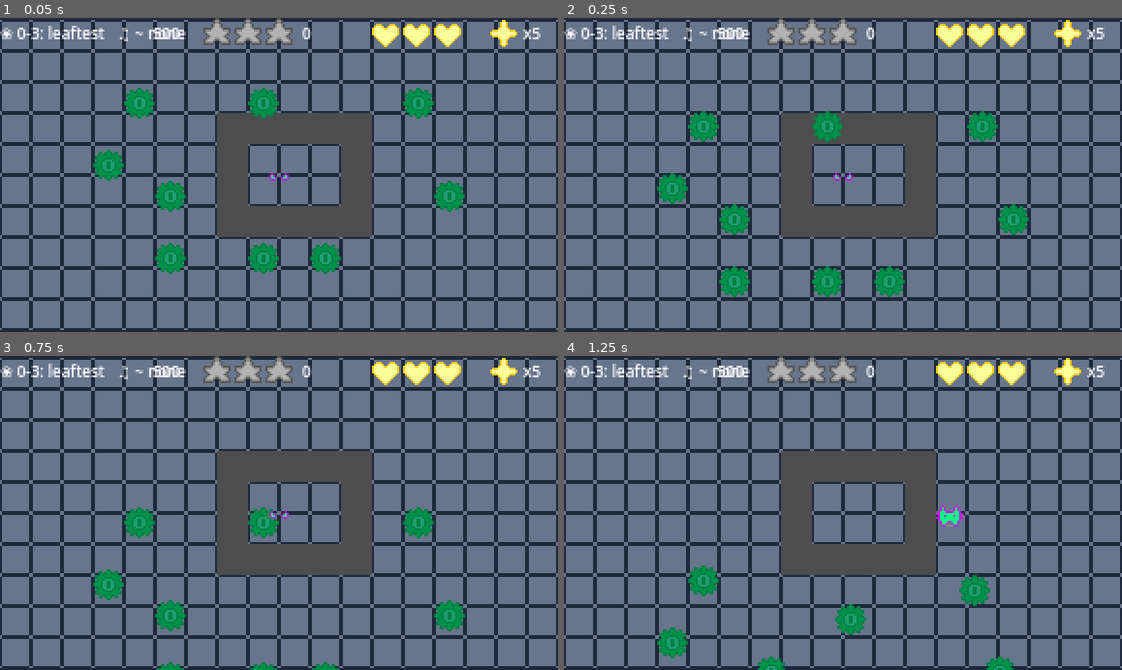
Above: before the commit, frames 1-4 (two rows, left to right).
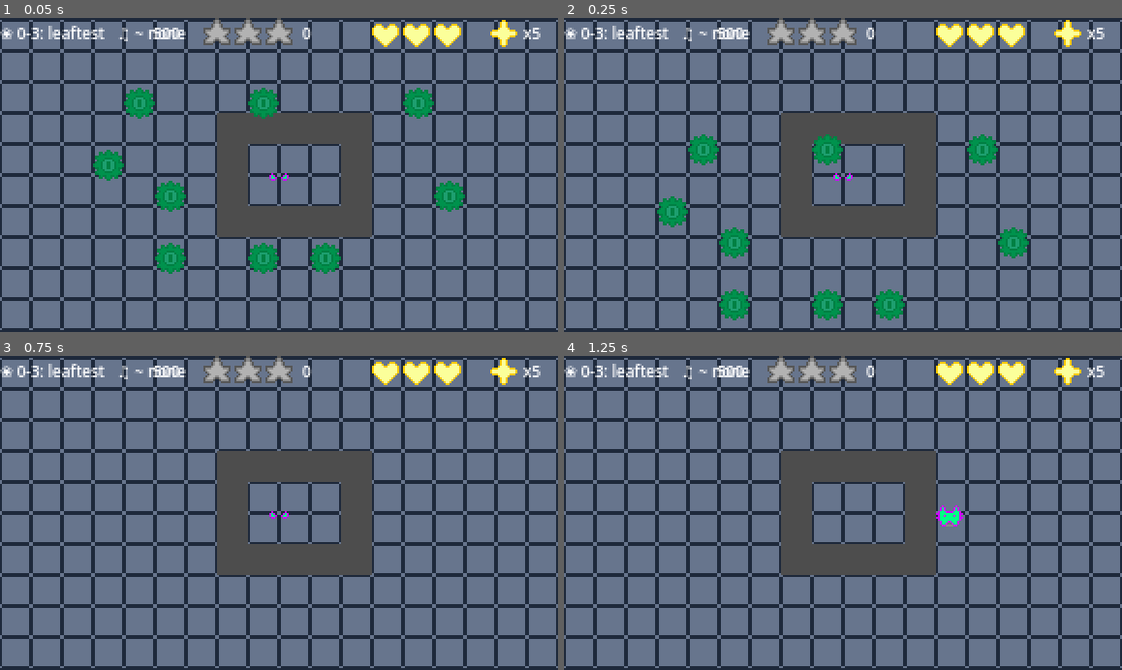
Above: after the commit, the same moments.

Repository: glaceonicc/boing-boing
Game: Godot game, scene res://levels/0-3.tscn
Two runs of this game, one before a commit and one after it. Both use one fixed random seed, a clock stepped at 60 frames per second and the inputs below. This scene is started directly instead of the project's main scene.
Inputs (mouse positions are in pixels of both pictures, inside the frame that each line leads up to):
- Up to frame 1 (0.05 s): no input
- Up to frame 2 (0.25 s): no input
- Up to frame 3 (0.75 s): tap Enter at 0.5 s; move the mouse to (251, 575) at 0.52 s; hold D (right) from 0.53 s (still down); tap Alt at 0.6 s; click (251, 575) at 0.67 s
- Up to frame 4 (1.25 s): keep holding D (right); tap Space (jump) at 0.77 s

Frame 1 is identical in both runs. In frame 2, 6.2% of the frame differs, in the area x 16-84%, y 29-97%; in frame 3, 2.5%; in frame 4, 1.9%.

Commit message:
prototype15 "okay"
the enemies dont kill you when they die by falling anymore. yay yay

Diff:
--- a/elements/leaf.tscn
+++ b/elements/leaf.tscn
@@ -54,7 +54,7 @@
 shape = SubResource("RectangleShape2D_yf5fn")
 debug_color = Color(0.8784314, 0.27058825, 0.40784314, 0.24313726)
 
-[node name="kill" type="Area2D" parent="." unique_id=107530660]
+[node name="kill" type="Area2D" parent="." unique_id=107530660 groups=["spike"]]
 
 [node name="hitbox" type="CollisionShape2D" parent="kill" unique_id=1028904047]
 shape = SubResource("RectangleShape2D_57qmd")
--- a/scripts/leaf.gd
+++ b/scripts/leaf.gd
@@ -1,11 +1,10 @@
 extends RigidBody2D
- # THE WALKING ( IT WALKS) BIG PAW CREATURE!!!!!!!!!!!!!!!!!!!!
+ # leaf : spikey!
 var sight = false
 var base
 var go_vector
 var ground = 0
 var reseting = false
-var inside = false
 var toreset = false # makes it not deal damage twice
 
 var vel_y = 0
@@ -16,30 +15,29 @@
 	$sprite.play("default")
 	gl.connect("die", reset)
 	base = position
+	add_to_group("spike")
 
 func _process(delta: float) -> void:
 	if sight == true and ground >= 1 and gl.active == true:
-		# thank you godot forum for this solution
 		go_vector = gl.play_pos - position
 		linear_velocity = go_vector.normalized() * 3000 * delta
-		# my previous script that went through walls for some reason
 	elif ground >= 1:
-		# i still dont know how to set it to zero in one line of code ;-;
 		linear_velocity.x = move_toward(linear_velocity.x, 0, 1)
 		linear_velocity.y = move_toward(linear_velocity.y, 0, 1)
 	else:
 		vel_y -= gravity * delta
-
 
 	elevation = floor(elevation + vel_y)
 	$sprite.position.y = - elevation
 	if elevation < -500:
 		gl.points +=100
 		queue_free()
-
+	if elevation < 0:
+		$kill/hitbox.set_deferred("disabled", true)
+		remove_from_group("spike")
 
 func _on_sight_area_entered(area: Area2D) -> void:
-	if area.is_in_group("collect"):
+	if area.is_in_group("collect") and elevation <= 0 :
 		sight = true
 
 func _on_sight_area_exited(area: Area2D) -> void:
@@ -58,11 +56,7 @@
 func _on_kill_area_entered(area: Area2D) -> void:
 	if area.is_in_group("ground"):
 		ground += 1
-	if area.is_in_group("collect"):
-		inside = true
 
 func _on_kill_area_exited(area: Area2D) -> void:
 	if area.is_in_group("ground"):
 		ground -= 1
-	if area.is_in_group("collect"):
-		inside = false
--- a/scripts/thewalking.gd
+++ b/scripts/thewalking.gd
@@ -35,7 +35,7 @@
 			gl.emit_signal("boing")
 			gl.points+= 100
 			queue_free()
-		elif 0 <= gl.play_elevation < 5 and toreset == false:
+		elif 0 <= gl.play_elevation and toreset == false and gl.play_elevation < 5:
 			gl.emit_signal("kill")
 			toreset = true
 
